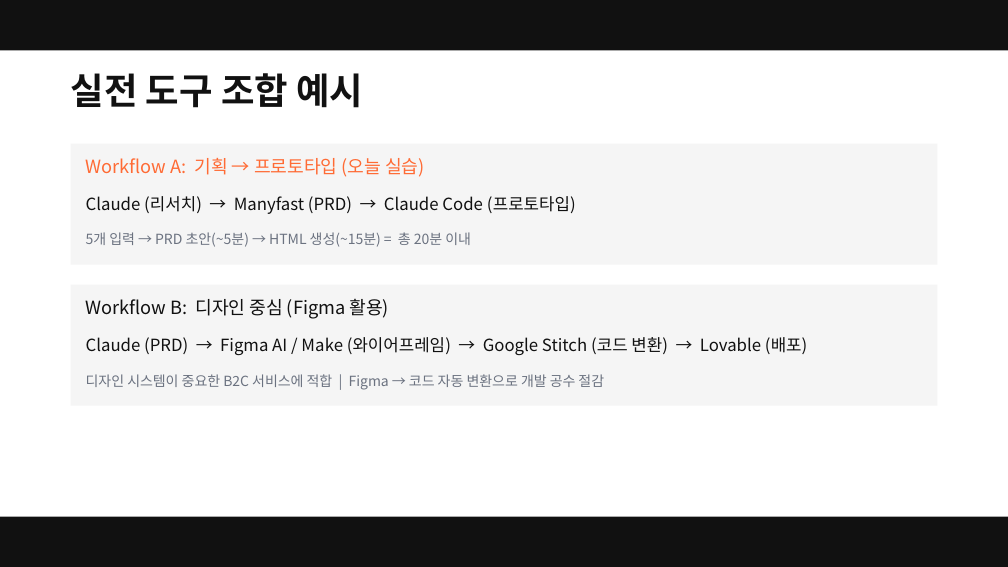
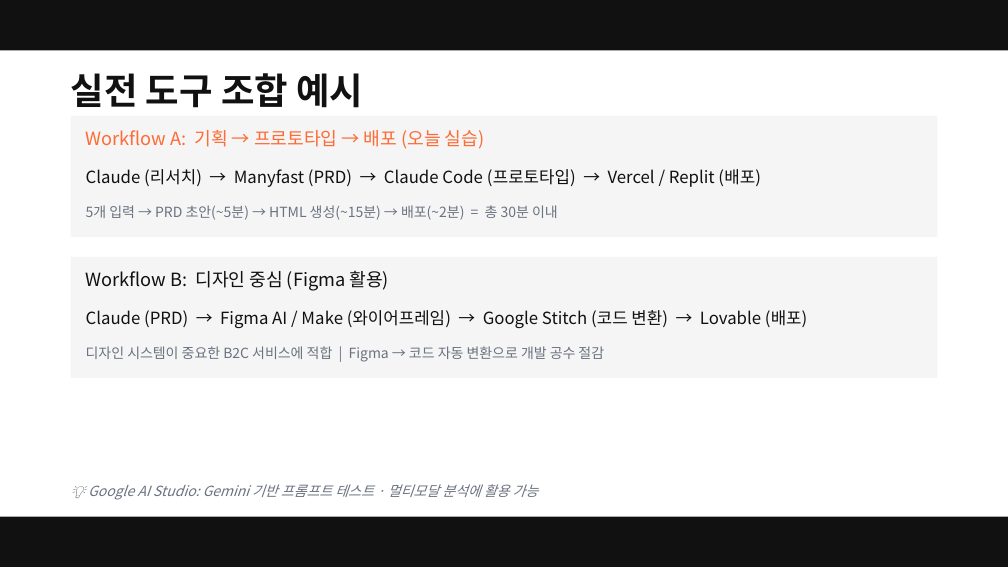
Before and after one commit to smilesjcha/ai-native-pm, a slide deck: slide 18 of projects/26Q3_Fastcampus-Lecture/assets/pptx/ai-native-pm-lecture.pptx. Drawn at 1008x567 pixels with LibreOffice and Linux fonts; fonts in the diff are those of the drawing. Boxes give left, top, right and bottom in pixels: in the first picture for what was removed or moved away, otherwise in the second. Text is boxed around its words. In the diff, an @@ line names an element or a change of style, - is before the commit and + after.

```diff
--- a/projects/26Q3_Fastcampus-Lecture/assets/pptx/ai-native-pm-lecture.pptx
+++ b/projects/26Q3_Fastcampus-Lecture/assets/pptx/ai-native-pm-lecture.pptx
@@ text at (86, 130, 485, 149): text changed @@
-Workflow A: 기획 → 프로토타입 (오늘 실습)
+Workflow A: 기획 → 프로토타입 → 배포 (오늘 실습)
@@ text at (86, 169, 761, 187): text changed @@
-Claude (리서치) → Manyfast (PRD) → Claude Code (프로토타입)
+Claude (리서치) → Manyfast (PRD) → Claude Code (프로토타입) → Vercel / Replit (배포)
@@ text at (86, 205, 558, 220): text changed @@
-5개 입력 → PRD 초안(~5분) → HTML 생성(~15분) = 총 20분 이내
+5개 입력 → PRD 초안(~5분) → HTML 생성(~15분) → 배포(~2분) = 총 30분 이내
@@ 3 texts, 2 rectangles: place and size @@
-3 texts, 2 rectangles at (71, 144, 937, 406)
+3 texts, 2 rectangles at (71, 116, 937, 378)
@@ text added at (88, 484, 539, 500), 10 pt, text #6B7280, italic @@
+💡 Google AI Studio: Gemini 기반 프롬프트 테스트 · 멀티모달 분석에 활용 가능
```
Also in this commit, not shown: 26 other slides changed, 1 slide added, 1 other file.
